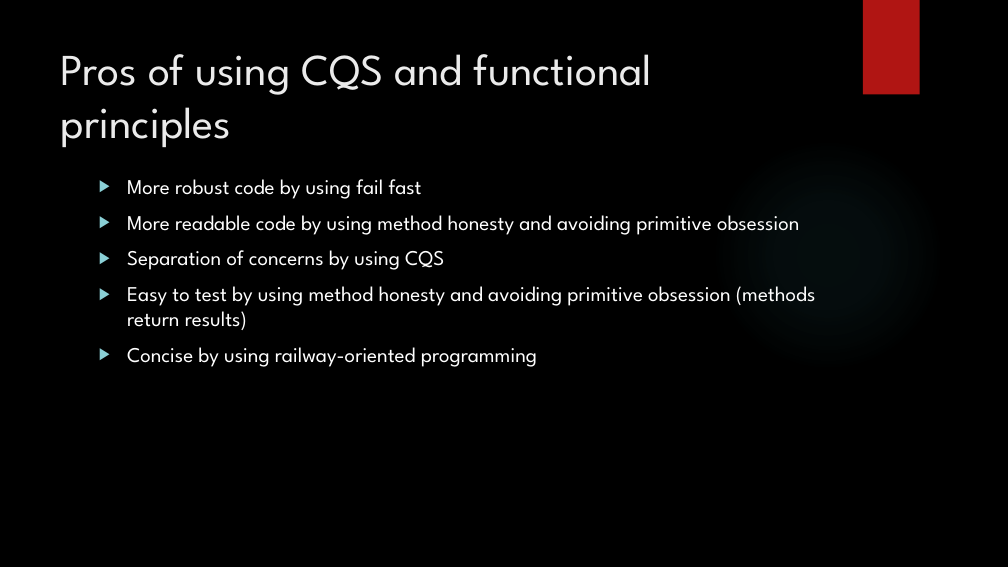
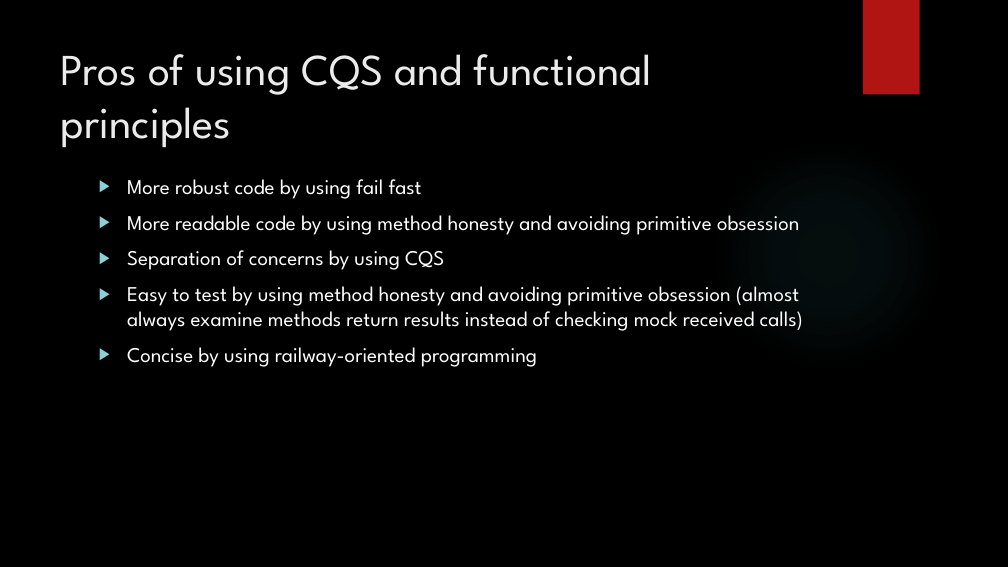
Before and after one commit to tomekjanicki/fpdemo, a slide deck: slide 13 of Presentation.pptx. Drawn at 1008x567 pixels with LibreOffice and Linux fonts; fonts in the diff are those of the drawing; background and template pictures are left out. Boxes give left, top, right and bottom in pixels: in the first picture for what was removed or moved away, otherwise in the second. Text is boxed around its words. In the diff, an @@ line names an element or a change of style, - is before the commit and + after.

```diff
--- a/Presentation.pptx
+++ b/Presentation.pptx
@@ text at (x1=127, y1=286, x2=803, y2=331): text changed @@
-▶ Easy to test by using method honesty and avoiding primitive obsession (methods return results)
+▶ Easy to test by using method honesty and avoiding primitive obsession (almost always examine methods return results instead of checking mock received calls)
```
Also in this commit, not shown: 9 other slides changed, 1 slide added, 1 slide removed.
